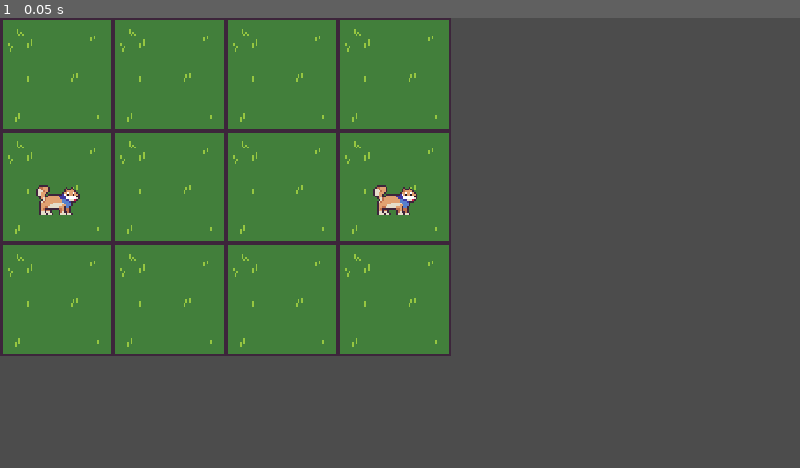
Above: before the commit, frame 1.
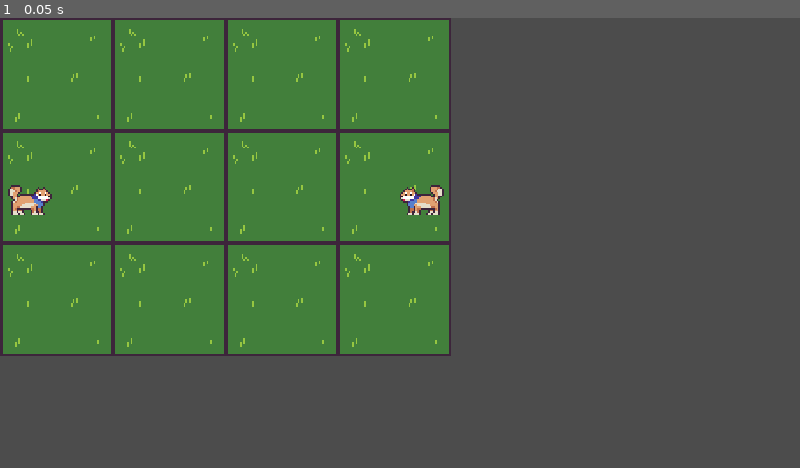
Above: after the commit, the same moment.

Repository: erik-lance/Shiba-Fighters
Game: Godot game, scene res://scenes/fight.tscn
The game is run twice, just before and just after one commit, with the same random seed, the same clock (stepped at 60 frames per second) and the same inputs. This scene is started directly instead of the project's main scene.
Inputs:
- Up to frame 1 (0.05 s): no input

The runs differ from the first frame. In frame 1, 0.8% of the frame differs, in the area x 1-56%, y 37-44%.

Commit message:
Afixed  to far left and right mid tiles

Diff:
--- a/assets/scripts/arena_manager.gd
+++ b/assets/scripts/arena_manager.gd
@@ -50,11 +50,14 @@
 	fighter.add_child(fighter_data)
 
 	if side==0:
-		fighter.position.x = tile_size.x * 0 + tile_size.x / 2
+		fighter.position.x = tile_size.x * 0 + tile_size.x / 4
 		fighter.position.y = tile_size.y * 1 + tile_size.y / 2
+		fighter.ready_fighter(0)
 	else:
-		fighter.position.x = tile_size.x * 3 + tile_size.x / 2
+		fighter.position.x = tile_size.x * 3 + tile_size.x - tile_size.x / 4
 		fighter.position.y = tile_size.y * 1 + tile_size.y / 2
+		fighter.get_child(0).scale.x = -1
+		fighter.ready_fighter(1)
 
 func prepare_arena():
 	for y in arena_size.y:
